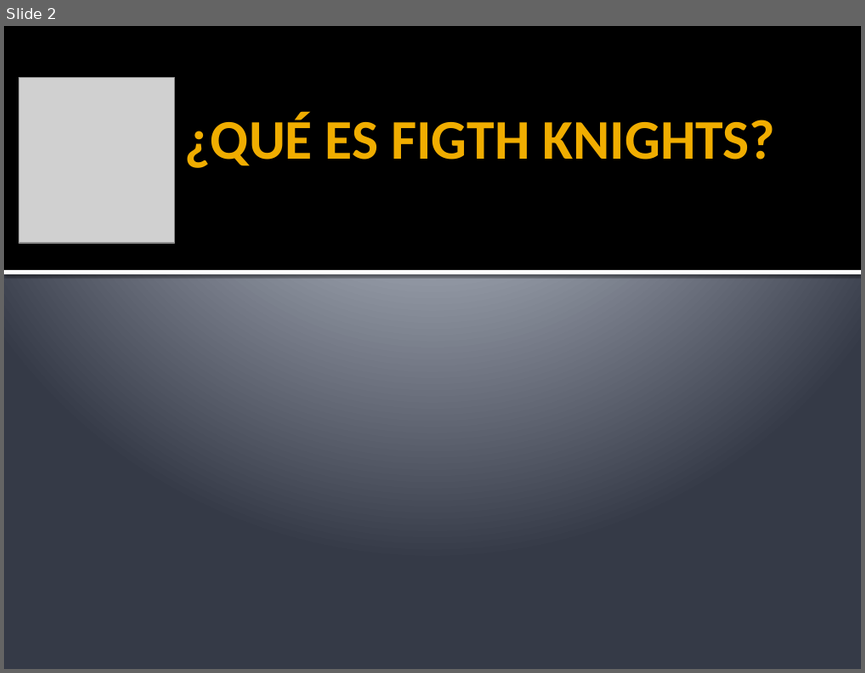
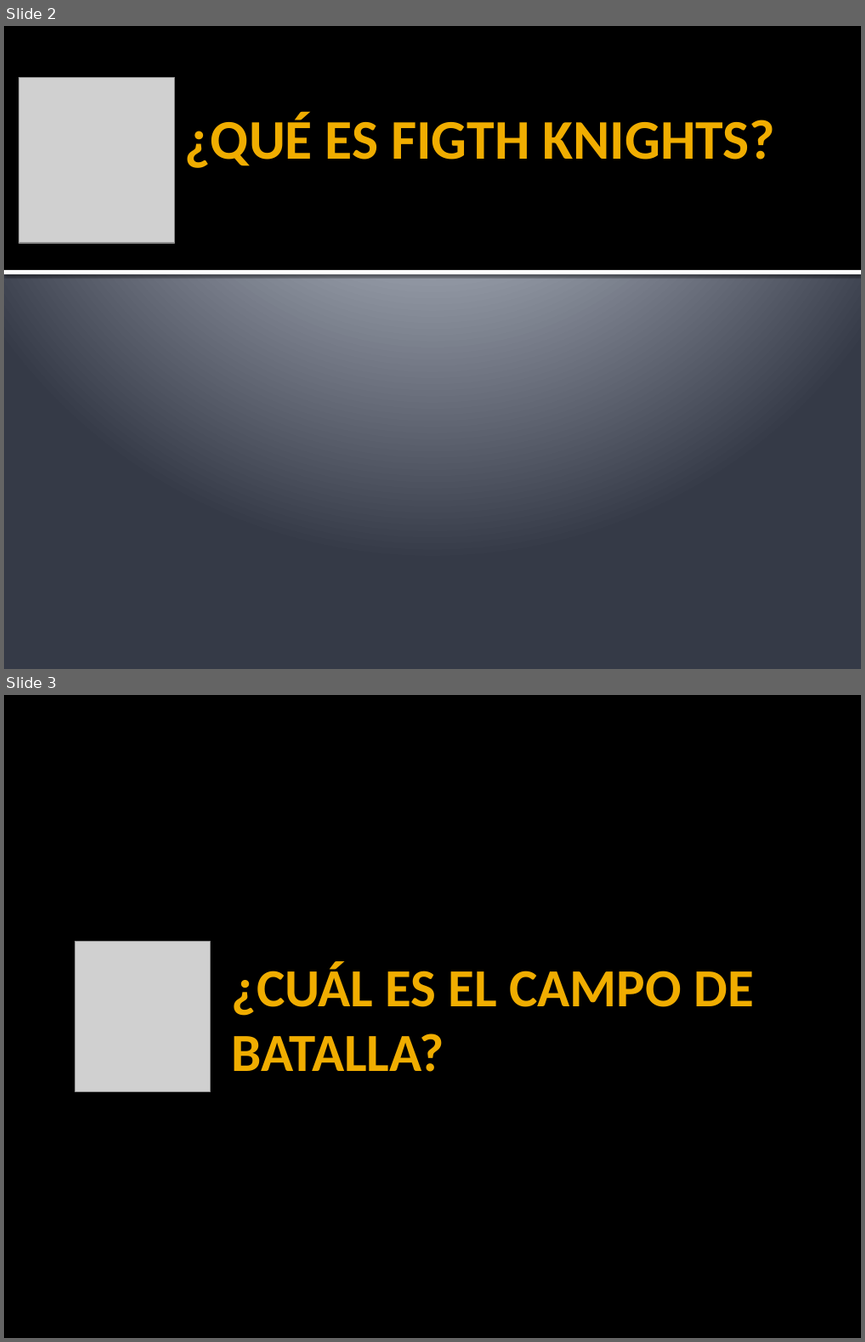
Before and after one commit to TecnologiaVideojuegos/proyecto-videojuego-equipod, a slide deck: PRESENTACIÓN/Presentación videojuegos.pptx. Shown one above the other, each under a label of ours: slide 2 before the commit, slides 2 and 3 after it. The pictures are 865x673 and 865x1342 pixels, drawn with LibreOffice and Linux fonts; fonts in the diff are those of the drawing; grey boxes stand for pictures. Boxes give left, top, right and bottom in pixels: in the first picture for what was removed or moved away, otherwise in the second. Text is boxed around its words. In the diff, an @@ line names an element or a change of style, - is before the commit and + after.

```diff
--- a/PRESENTACIÓN/Presentación videojuegos.pptx
+++ b/PRESENTACIÓN/Presentación videojuegos.pptx
@@ slide 3 added at [4, 695, 861, 1338], background #000000 @@
@@ picture added at [75, 941, 211, 1092] @@
@@ text added at [232, 962, 753, 1072], 45 pt, text #F0AD00, bold @@
+¿CUÁL ES EL CAMPO DE
+BATALLA?
```
Also in this commit, not shown: 6 other slides added, 1 slide removed.
